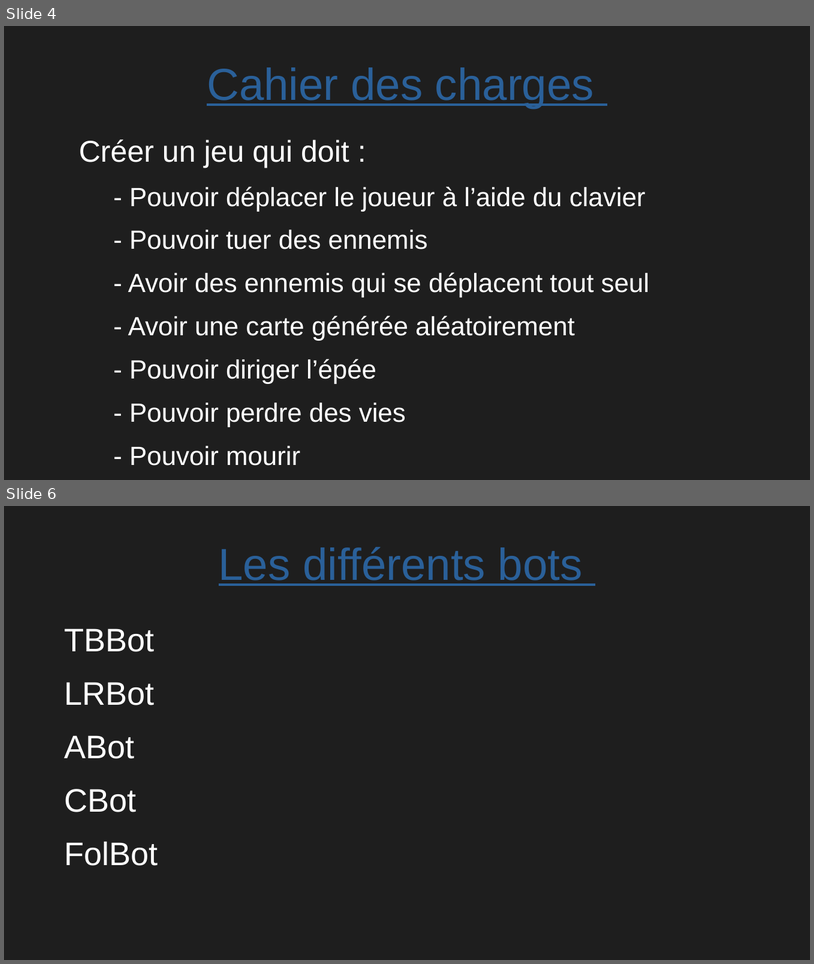
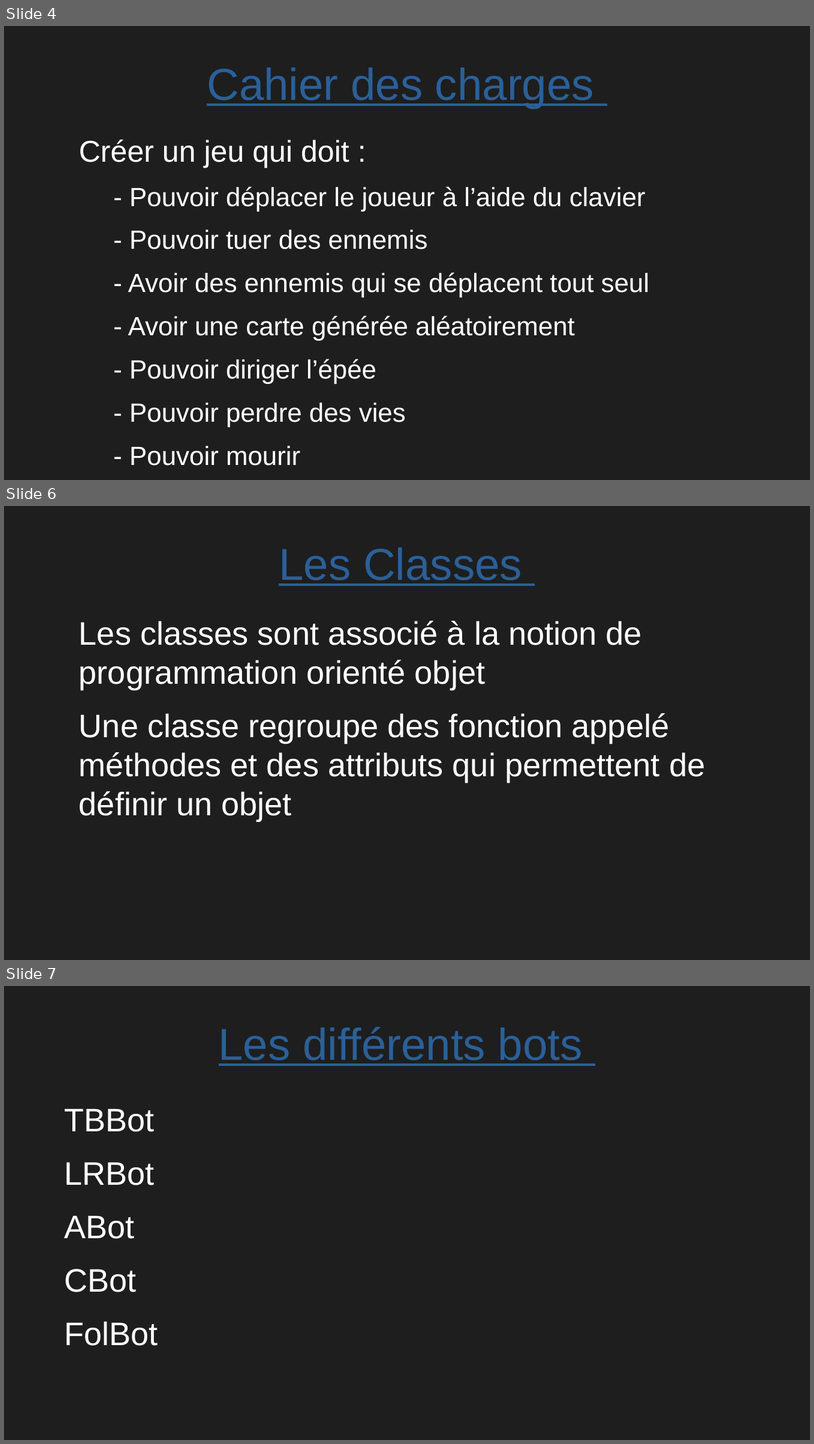
Before and after one commit to matthieurobert/Projet-ISN, a slide deck: Diapo.odp. Shown one above the other, each under a label of ours: slides 4 and 6 before the commit, slides 4, 6 and 7 after it; the slides between them are not shown. The pictures are 814x964 and 814x1444 pixels, drawn with LibreOffice and Linux fonts; fonts in the diff are those of the drawing. Boxes give left, top, right and bottom in pixels: in the first picture for what was removed or moved away, otherwise in the second. Text is boxed around its words. In the diff, an @@ line names an element or a change of style, - is before the commit and + after.

```diff
--- a/Diapo.odp
+++ b/Diapo.odp
@@ slide 6 added at [4,506,810,960], background #1E1E1E @@
@@ title added at [279,547,522,586], 44 pt, text #2A6099, underline @@
+Les Classes
@@ text added at [79,621,705,820], 32 pt, text #FFFFFF @@
+Les classes sont associé à la notion de programmation orienté objet
+Une classe regroupe des fonction appelé méthodes et des attributs qui permettent de définir un objet
@@ what was slide 6 is now slide 7 @@
```
Also in this commit, not shown: 1 slide changed, 10 other files.
